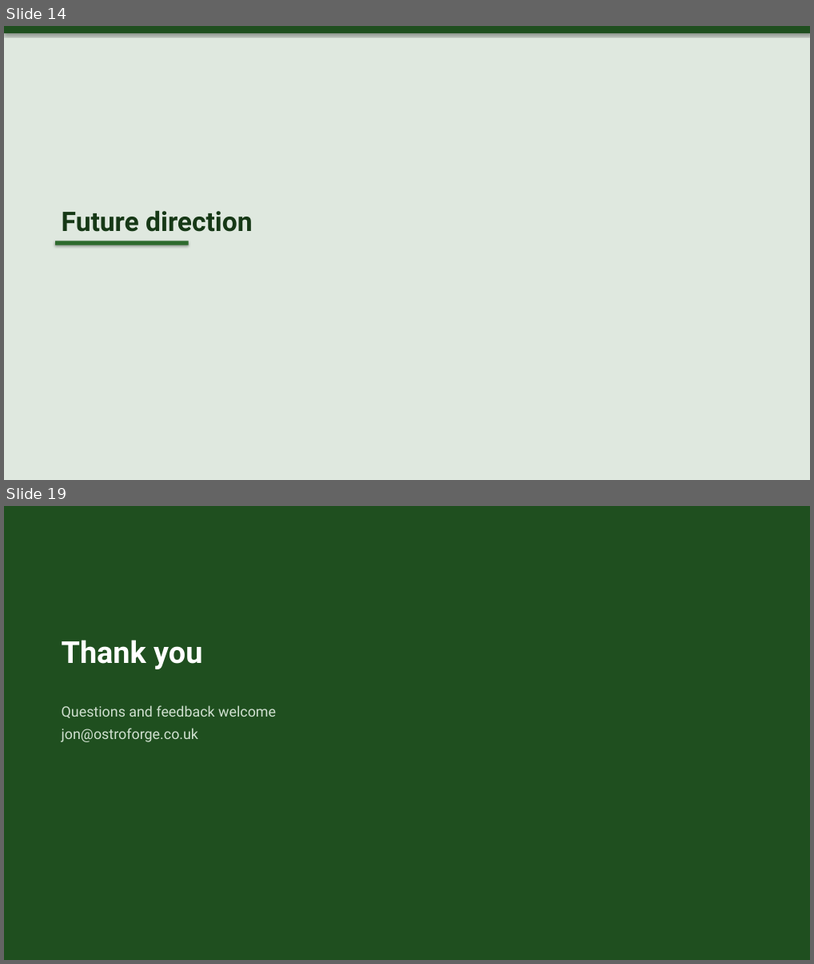
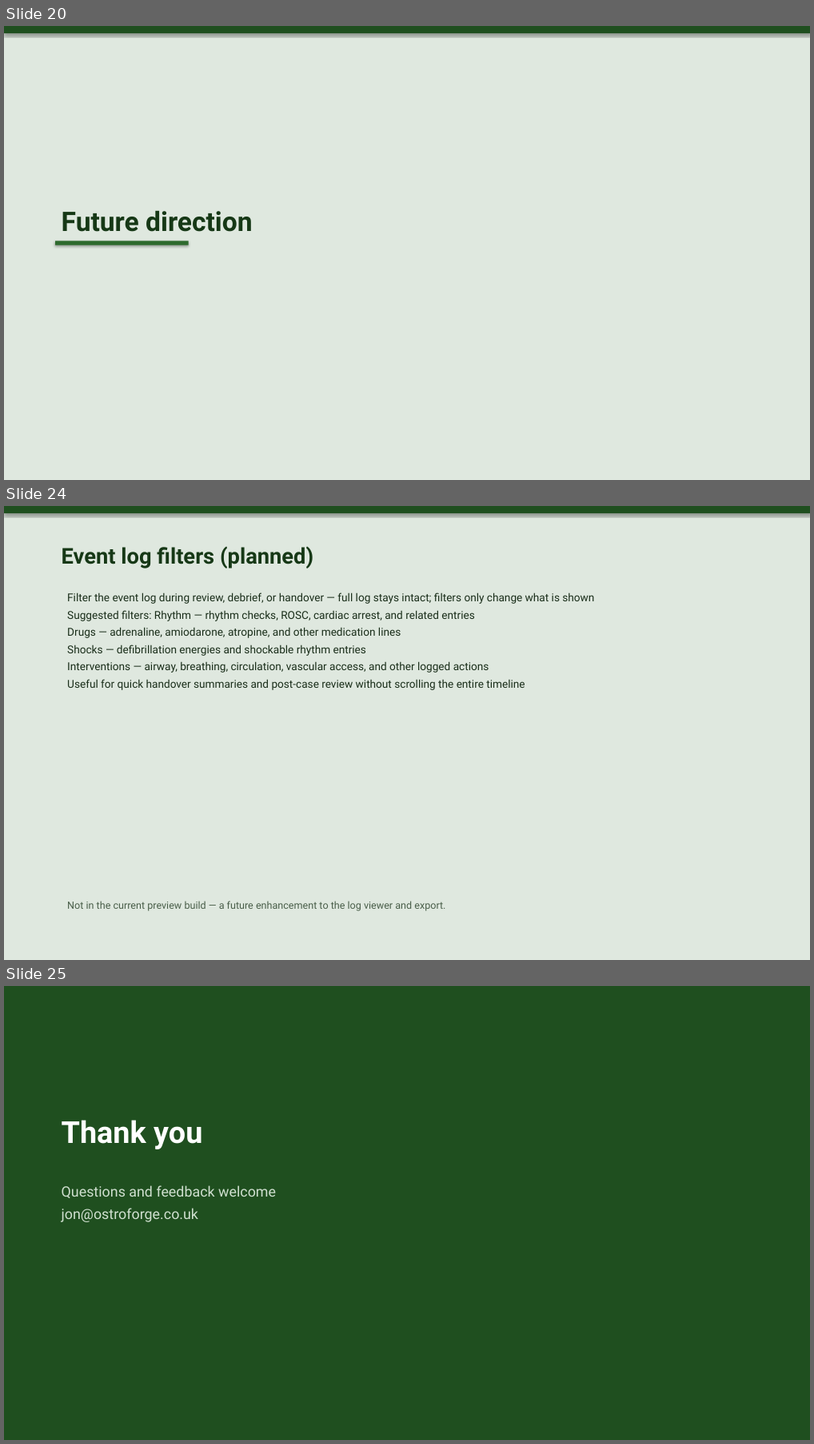
Before and after one commit to unicornfss/resusci-time, a slide deck: Resusci-Time-QI-and-Technical-Overview-new.pptx. Shown one above the other, each under a label of ours: slides 14 and 19 before the commit, slides 20, 24 and 25 after it; the slides between them are not shown. The pictures are 814x964 and 814x1444 pixels, drawn with LibreOffice and Linux fonts; fonts in the diff are those of the drawing. Boxes give left, top, right and bottom in pixels: in the first picture for what was removed or moved away, otherwise in the second. Text is boxed around its words. In the diff, an @@ line names an element or a change of style, - is before the commit and + after.

Commit message:
Add scroll hint, mobile timer layout, trust config
Introduce a mobile-friendly timer-bar layout and a bottom "scroll for checklist" hint: new CSS rules, a ScrollBelowFoldHint component, and a useBelowFoldHint hook to show a prompt on narrow screens. Make case-transfer and related trust features configurable: add defaults and resolvers, simplify WMAS trust config (use booleans for codeShock/prolongedVfTorGate), and gate UI/actions (transfer buttons/modals) on the resolved caseTransfer feature. Change case-continuation logic to use protocol-minute window (timeScale-aware) and block continuation after patient handover. Bump app version and preview changelog, and update the PPTX generator script to read package.json/changelog and include version history slides. Minor copy tweaks (About, handover modal) and assorted UI/behavior adjustments tied to the above changes.

```diff
--- a/Resusci-Time-QI-and-Technical-Overview-new.pptx
+++ b/Resusci-Time-QI-and-Technical-Overview-new.pptx
@@ slide 24 added at (x1=4, y1=506, x2=810, y2=960), background #FFFFFF @@
@@ rectangle added at (x1=4, y1=506, x2=810, y2=960), fill #DFE8DF @@
@@ rectangle added at (x1=4, y1=506, x2=810, y2=513), fill #1F4F1F @@
@@ text added at (x1=62, y1=547, x2=314, y2=568), 26 pt, text #163816, bold @@
+Event log filters (planned)
@@ text added at (x1=67, y1=592, x2=594, y2=690), 13 pt, text #1A2E1A @@
+Filter the event log during review, debrief, or handover — full log stays intact; filters only change what is shown
+Suggested filters: Rhythm — rhythm checks, ROSC, cardiac arrest, and related entries
+Drugs — adrenaline, amiodarone, atropine, and other medication lines
+Shocks — defibrillation energies and shockable rhythm entries
+Interventions — airway, breathing, circulation, vascular access, and other logged actions
+Useful for quick handover summaries and post-case review without scrolling the entire timeline
@@ text added at (x1=67, y1=900, x2=446, y2=911), 12 pt, text #4A5F4A @@
+Not in the current preview build — a future enhancement to the log viewer and export.
@@ what was slide 14 is now slide 20 @@
@@ what was slide 19 is now slide 25 @@
```
Also in this commit, not shown: 8 slides changed, 6 other slides added, 1 slide removed, 19 other files.
